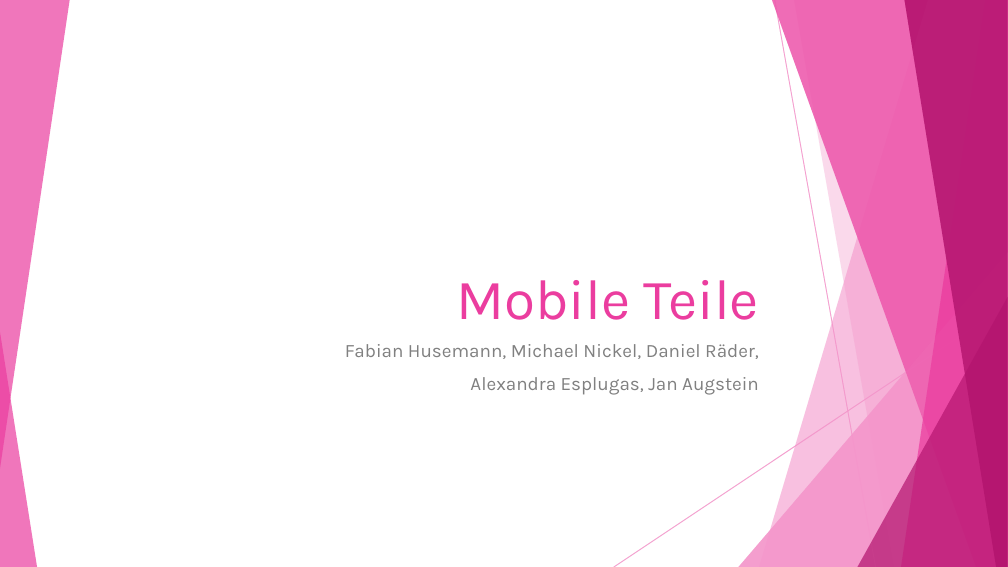
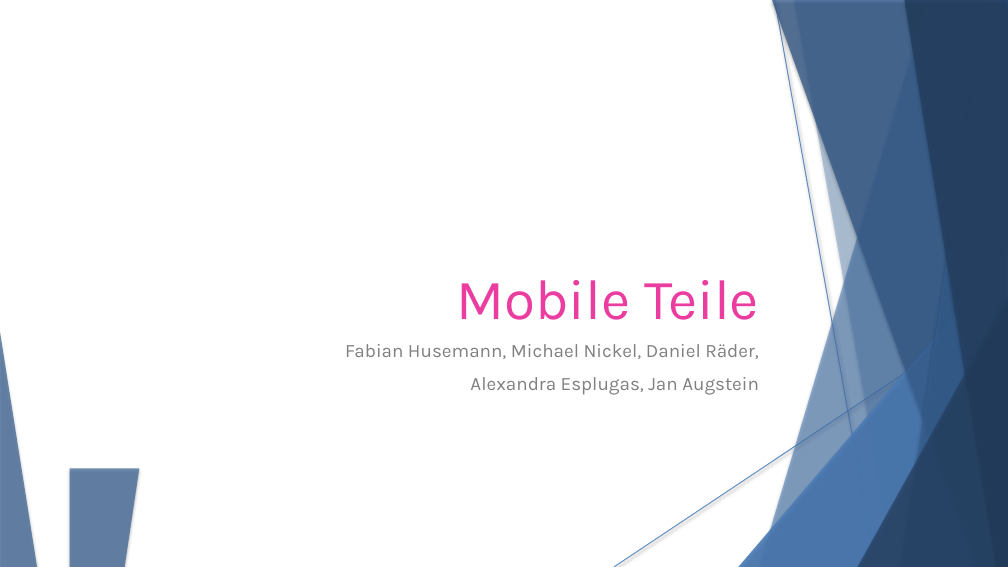
Before and after one commit to WieseGmbH-Datenbanken/Datenbank, a slide deck: slide 1 of Mobile Teile EndPräsi.pptx. Drawn at 1008x567 pixels with LibreOffice and Linux fonts; fonts in the diff are those of the drawing. Boxes give left, top, right and bottom in pixels: in the first picture for what was removed or moved away, otherwise in the second. Text is boxed around its words. In the diff, an @@ line names an element or a change of style, - is before the commit and + after.

```diff
--- a/Mobile Teile EndPräsi.pptx
+++ b/Mobile Teile EndPräsi.pptx
@@ triangle removed at [0, 0, 70, 469] @@
@@ freeform shape at [759, 0, 1008, 567]: fill #F496CB at 36% opacity to #4F81BD at 36% opacity; shadow on @@
@@ freeform shape at [759, 0, 1008, 567]: fill #F496CB at 36% opacity to #4F81BD at 36% opacity; shadow on @@
@@ freeform shape at [772, 0, 1008, 567]: fill #EB3D9F at 50% opacity to #376092 at 50% opacity; shadow on @@
@@ freeform shape at [772, 0, 1008, 567]: fill #EB3D9F at 50% opacity to #376092 at 50% opacity; shadow on @@
@@ line (775, 0) - (876, 567): stroke #F496CB 0.75 pt to #4F81BD 0.74 pt @@
@@ line (775, 0) - (876, 567): stroke #F496CB 0.75 pt to #4F81BD 0.74 pt @@
@@ freeform shape at [794, 0, 1008, 567]: fill #F496CB at 20% opacity to #4F81BD at 20% opacity; shadow on; outline redrawn @@
@@ freeform shape at [794, 0, 1008, 567]: fill #F496CB at 20% opacity to #4F81BD at 20% opacity; shadow on; outline redrawn @@
@@ fill #EB3D9F at 70% opacity to #376092 at 70% opacity; shadow on in 3 elements at [901, 0, 1008, 567], [0, 332, 37, 567], [901, 0, 1008, 567] @@
@@ freeform shape at [904, 0, 1008, 567]: fill #B2136D at 80% opacity to #254061 at 80% opacity; shadow on @@
@@ freeform shape at [904, 0, 1008, 567]: fill #B2136D at 80% opacity to #254061 at 80% opacity; shadow on @@
@@ triangle at [739, 252, 1008, 567]: fill #F496CB at 72% opacity to #4F81BD at 72% opacity; shadow on @@
@@ triangle at [739, 252, 1008, 567]: fill #F496CB at 72% opacity to #4F81BD at 72% opacity; shadow on @@
@@ triangle at [858, 297, 1008, 567]: fill #B2136D at 66% opacity to #254061 at 66% opacity; shadow on @@
@@ triangle at [858, 297, 1008, 567]: fill #B2136D at 66% opacity to #254061 at 66% opacity; shadow on @@
@@ line (1008, 305) - (614, 567): stroke #F496CB 0.75 pt to #4F81BD 0.74 pt @@
@@ line (1008, 305) - (614, 567): stroke #F496CB 0.75 pt to #4F81BD 0.74 pt @@
@@ triangle added at [70, 469, 139, 567], fill #376092 at 70% opacity @@
```
Also in this commit, not shown: 9 other slides changed, 1 slide added, 1 other file.
